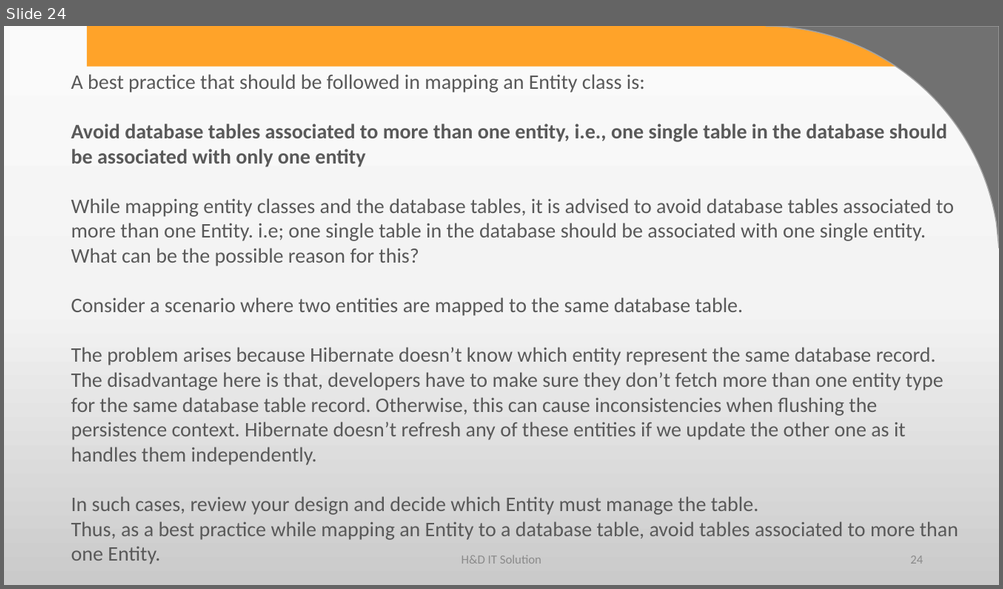
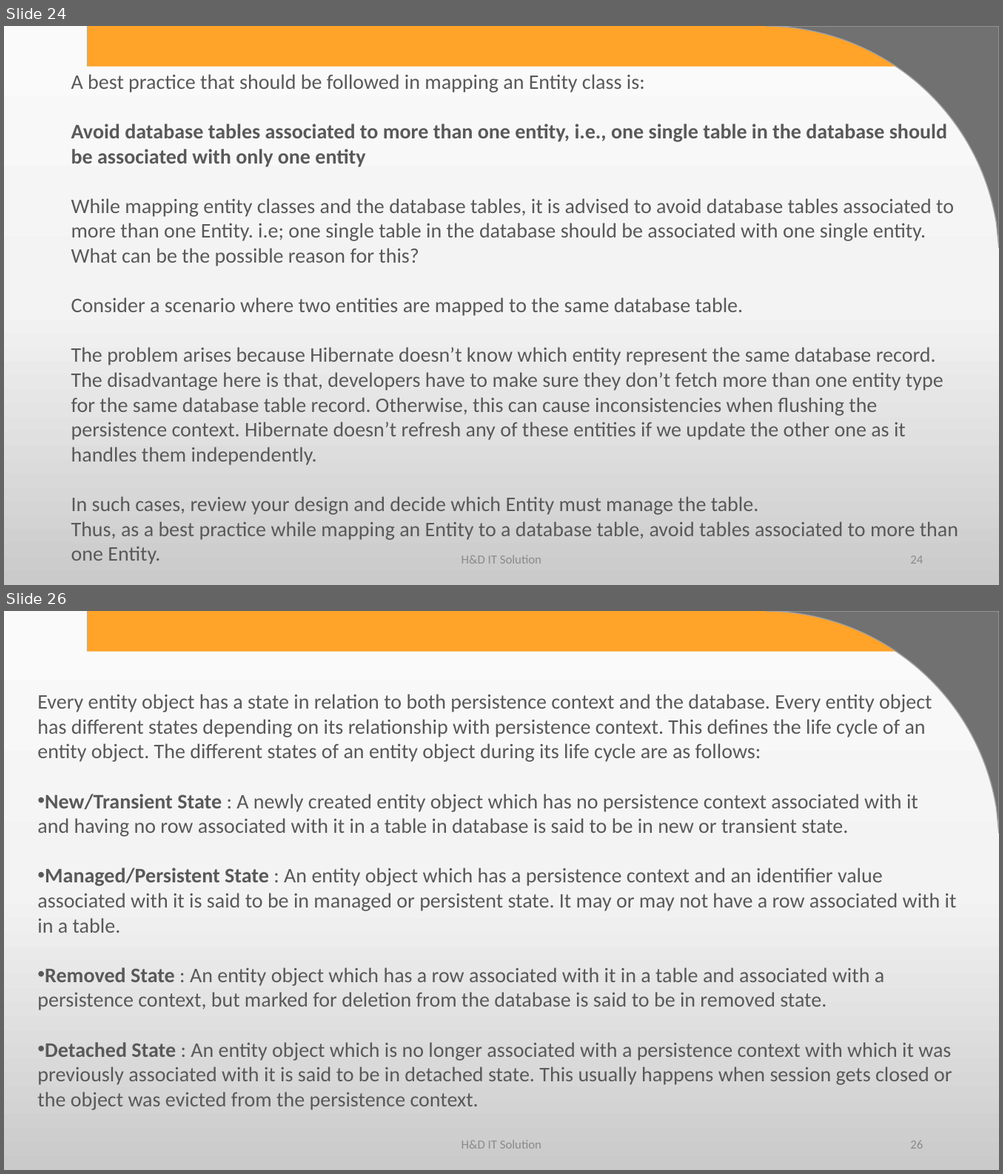
Before and after one commit to harshadasawant/spring_boot1, a slide deck: infinite/src/main/ppt/Persistence Layer using Spring Boot.pptx. Shown one above the other, each under a label of ours: slide 24 before the commit, slides 24 and 26 after it; the slides between them are not shown. The pictures are 1003x589 and 1003x1174 pixels, drawn with LibreOffice and Linux fonts; fonts in the diff are those of the drawing; background and template pictures are left out. Boxes give left, top, right and bottom in pixels: in the first picture for what was removed or moved away, otherwise in the second. Text is boxed around its words. In the diff, an @@ line names an element or a change of style, - is before the commit and + after.

Commit message:
updated ppt

```diff
--- a/infinite/src/main/ppt/Persistence Layer using Spring Boot.pptx
+++ b/infinite/src/main/ppt/Persistence Layer using Spring Boot.pptx
@@ slide 26 added at box(4, 611, 999, 1170), background gradient #FBFBFB to #F4F4F4 to #CBCBCB; not listed: 2 template elements that a slide beside it also shows @@
@@ text added at box(37, 694, 956, 1111), 20 pt, text #595959 @@
+Every entity object has a state in relation to both persistence context and the database. Every entity object has different states depending on its relationship with persistence context. This defines the life cycle of an entity object. The different states of an entity object during its life cycle are as follows:
+• New/Transient State : A newly created entity object which has no persistence context associated with it and having no row associated with it in a table in database is said to be in new or transient state.
+• Managed/Persistent State : An entity object which has a persistence context and an identifier value associated with it is said to be in managed or persistent state. It may or may not have a row associated with it in a table.
+• Removed State : An entity object which has a row associated with it in a table and associated with a persistence context, but marked for deletion from the database is said to be in removed state.
+• Detached State : An entity object which is no longer associated with a persistence context with which it was previously associated with it is said to be in detached state. This usually happens when session gets closed or the object was evicted from the persistence context.
@@ text added at box(461, 1141, 541, 1149), 12 pt, text #8C8C8C @@
+H&D IT Solution
@@ page number added at box(910, 1141, 922, 1149), 12 pt, text #8C8C8C @@
+26
```
Also in this commit, not shown: 22 other slides added, 4 other files.
